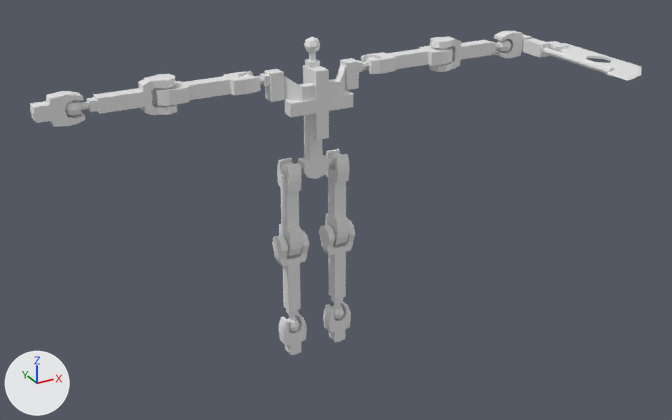
The Blender file bionicle.blend, before and after one commit.
Rendered twice from a 50 mm lens placed at (-59.3, -114.7, 80.3), pointed at (-0.2, -7.2, 26.5). Every picture has the same lights, and +X, +Y and +Z are marked at lower left.

Script lines for the objects in view, before the commit:
```python
me_cube = bpy.data.meshes.new('Cube')
me_cube.from_pydata(...)  # 86 vertices, 84 faces; spans x -1.0..1.0, y -2.0..2.0, z -13.42..1.2
me_cube.materials.append(mat_material)  # white #e7e7e7
me_cube_002 = bpy.data.meshes.new('Cube.002')
me_cube_002.from_pydata(...)  # 106 vertices, 96 faces; spans x -5.19..5.19, y -1.19..1.19, z -1.8..9.0
me_cube_009 = bpy.data.meshes.new('Cube.009')
me_cube_009.from_pydata(...)  # 164 vertices, 122 faces; spans x -11.2..11.2, y -3.0..1.2, z -1.0..9.2
me_cube_010 = bpy.data.meshes.new('Cube.010')
me_cube_010.from_pydata(...)  # 1448 vertices, 1349 faces; spans x -39.0..39.0, y -3.0..2.0, z -37.0..13.2
me_cube_038 = bpy.data.meshes.new('Cube.038')
me_cube_038.from_pydata(...)  # 175 vertices, 158 faces; spans x -1.3..5.9, y -1.0..1.0, z -0.3..24.0
ob_hips = bpy.data.objects.new('Hips', me_cube_002)
ob_hips.location = (0.0, 0.0, 0.0)
ob_hips.hide_set(True)
ob_testblade_001 = bpy.data.objects.new('TestBlade.001', me_cube_038)
ob_testblade_001.location = (38.0, 0.0, 44.8)
ob_testblade_001.rotation_euler = (1.571, 0.0, 0.0)  # degrees (90, 0, 0)
ob_testtorso = bpy.data.objects.new('TestTorso', me_cube_010)
ob_testtorso.location = (0.0, 0.0, 37.0)
ob_torso = bpy.data.objects.new('Torso', me_cube_009)
ob_torso.location = (0.0, 0.0, 0.0)
ob_torso.hide_set(True)
ob_upperlimb = bpy.data.objects.new('UpperLimb', me_cube)
ob_upperlimb.location = (0.0, 0.0, 0.0)
ob_upperlimb.hide_set(True)
```
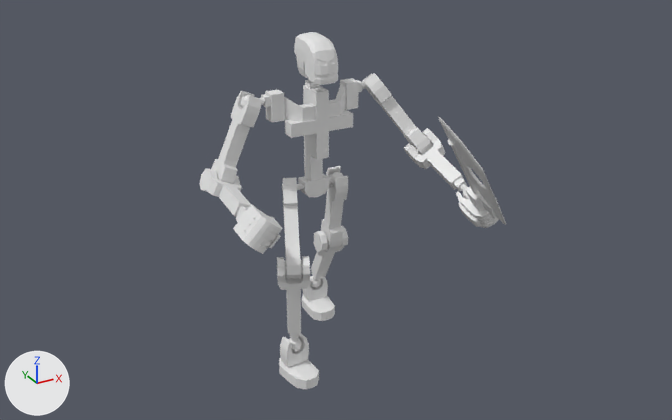
Diff of the bpy script that builds the scene:
```diff
--- a/bionicle.blend.py
+++ b/bionicle.blend.py
@@ ob_testtorso @@
-ob_testtorso = bpy.data.objects.new('TestTorso', me_cube_010)
@@ ob_testblade_001 @@
 ob_testblade_001 = bpy.data.objects.new('TestBlade.001', me_cube_038)
-ob_testblade_001.location = (38.0, 0.0, 44.8)
-ob_testblade_001.rotation_euler = (1.571, 0.0, 0.0)  # degrees (90, 0, 0)
+ob_testblade_001.parent = ob_hand_002
+ob_testblade_001.matrix_parent_inverse = Matrix(((1.0, 0.0, 0.0, -10.0), (0.0, 1.0, 0.0, 0.0), (0.0, 0.0, 1.0, -21.0), (0.0, 0.0, 0.0, 1.0)))
+ob_testblade_001.location = (10.0, -1.0, 17.8)
+ob_testblade_001.rotation_euler = (1.571, 1.571, 0.0)  # degrees (90, 90, 0)
@@ ob_hand_002 @@
+ob_hand_002 = bpy.data.objects.new('Hand.002', me_cube_025)  # 285 vertices, 286 faces; spans x -2.53..2.01, y -2.0..2.0, z -5.0..1.2; in mat_material (white #e7e7e7)
+ob_hand_002.parent = ob_lowerlimbshort_002
+ob_hand_002.location = (10.0, 0.0, 21.0)
+ob_hand_002.rotation_euler = (-6.188, 0.0, 6.283)  # degrees (-355, 0, 360)
@@ ob_lowerlimbshort_002 @@
+ob_lowerlimbshort_002 = bpy.data.objects.new('LowerLimbShort.002', me_cube_015.copy())  # the mesh of ob_lowerlimbshort
+ob_lowerlimbshort_002.parent = ob_upperlimb_003
+ob_lowerlimbshort_002.location = (10.0, 0.0, 33.0)
+ob_lowerlimbshort_002.rotation_euler = (-0.812, 0.0, 0.0)  # degrees (-47, 0, 0)
@@ ob_upperlimb_003 @@
+ob_upperlimb_003 = bpy.data.objects.new('UpperLimb.003', me_cube.copy())  # the mesh of ob_upperlimb
+ob_upperlimb_003.parent = ob_torso_001
+ob_upperlimb_003.location = (10.0, 0.0, 45.0)
+ob_upperlimb_003.rotation_euler = (-0.354, -0.618, -0.17)  # degrees (-20, -35, -10)
@@ ob_torso_001 @@
+ob_torso_001 = bpy.data.objects.new('Torso.001', me_cube_009.copy())  # the mesh of ob_torso
+ob_torso_001.parent = ob_hips_001
+ob_torso_001.location = (0.0, 0.0, 37.0)
@@ ob_hips_001 @@
+ob_hips_001 = bpy.data.objects.new('Hips.001', me_cube_002.copy())  # the mesh of ob_hips
+ob_hips_001.location = (0.0, 0.0, 28.0)
@@ ob_head_001 @@
+ob_head_001 = bpy.data.objects.new('Head.001', me_cube_028)  # 356 vertices, 354 faces; spans x -2.0..2.0, y -4.81..1.72, z -0.84..5.0; in mat_material (white #e7e7e7)
+ob_head_001.parent = ob_neck_001
+ob_head_001.location = (0.0, 0.0, 45.6)
+ob_head_001.rotation_euler = (0.0513, 0.0, 0.0)  # degrees (2.9, 0, 0)
@@ ob_neck_001 @@
+ob_neck_001 = bpy.data.objects.new('Neck.001', me_cube_027.copy())  # the mesh of ob_neck
+ob_neck_001.parent = ob_torso_001
+ob_neck_001.location = (0.0, 0.0, 43.0)
@@ ob_hand_001 @@
+ob_hand_001 = bpy.data.objects.new('Hand.001', me_cube_025.copy())
+ob_hand_001.parent = ob_lowerlimbshort_001
+ob_hand_001.location = (-10.0, 0.0, 21.0)
+ob_hand_001.rotation_euler = (-0.0037, -0.0262, 3.423)  # degrees (-0.2, -1.5, 196)
@@ ob_lowerlimbshort_001 @@
+ob_lowerlimbshort_001 = bpy.data.objects.new('LowerLimbShort.001', me_cube_015.copy())  # the mesh of ob_lowerlimbshort
+ob_lowerlimbshort_001.parent = ob_upperlimb_004
+ob_lowerlimbshort_001.location = (-10.0, 0.0, 33.0)
+ob_lowerlimbshort_001.rotation_euler = (-1.477, 0.0, 0.0)  # degrees (-85, 0, 0)
@@ ob_upperlimb_004 @@
+ob_upperlimb_004 = bpy.data.objects.new('UpperLimb.004', me_cube.copy())  # the mesh of ob_upperlimb
+ob_upperlimb_004.parent = ob_torso_001
+ob_upperlimb_004.location = (-10.0, 0.0, 45.0)
+ob_upperlimb_004.rotation_euler = (0.0, 0.419, 0.0)  # degrees (0, 24, 0)
@@ ob_foot_002 @@
+ob_foot_002 = bpy.data.objects.new('Foot.002', me_cube_022)  # 70 vertices, 68 faces; spans x -2.2..2.2, y -5.0..3.0, z -5.0..1.2; in mat_material (white #e7e7e7)
+ob_foot_002.parent = ob_lowerlimb_003
+ob_foot_002.location = (4.0, 0.0, 5.0)
+ob_foot_002.rotation_euler = (-0.587, -0.00482, -0.00379)  # degrees (-34, -0.3, -0.2)
@@ ob_lowerlimb_003 @@
+ob_lowerlimb_003 = bpy.data.objects.new('LowerLimb.003', me_cube_018.copy())  # the mesh of ob_lowerlimb
+ob_lowerlimb_003.parent = ob_upperlimb_001
+ob_lowerlimb_003.location = (4.0, 0.0, 19.0)
+ob_lowerlimb_003.rotation_euler = (0.314, 0.00268, 0.0043)  # degrees (18, 0.2, 0.2)
@@ ob_upperlimb_001 @@
+ob_upperlimb_001 = bpy.data.objects.new('UpperLimb.001', me_cube.copy())  # the mesh of ob_upperlimb
+ob_upperlimb_001.parent = ob_hips_001
+ob_upperlimb_001.location = (4.0, 0.0, 31.0)
+ob_upperlimb_001.rotation_euler = (0.283, -0.0371, -0.0842)  # degrees (16, -2.1, -4.8)
@@ ob_foot_001 @@
+ob_foot_001 = bpy.data.objects.new('Foot.001', me_cube_022.copy())
+ob_foot_001.parent = ob_lowerlimb_002
+ob_foot_001.location = (-4.0, 0.0, 5.0)
+ob_foot_001.rotation_euler = (-0.109, 0.0595, 0.498)  # degrees (-6.2, 3.4, 29)
@@ ob_lowerlimb_002 @@
+ob_lowerlimb_002 = bpy.data.objects.new('LowerLimb.002', me_cube_018.copy())  # the mesh of ob_lowerlimb
+ob_lowerlimb_002.parent = ob_upperlimb_002
+ob_lowerlimb_002.location = (-4.0, 0.0, 19.0)
+ob_lowerlimb_002.rotation_euler = (0.831, 0.0, 0.0)  # degrees (48, 0, 0)
@@ ob_upperlimb_002 @@
+ob_upperlimb_002 = bpy.data.objects.new('UpperLimb.002', me_cube.copy())  # the mesh of ob_upperlimb
+ob_upperlimb_002.parent = ob_hips_001
+ob_upperlimb_002.location = (-4.0, 0.0, 31.0)
+ob_upperlimb_002.rotation_euler = (-0.699, 0.0, -0.411)  # degrees (-40, 0, -24)
```

Where the change shows, as pixel boxes (x1, y1, x2, y2) in the pictures (672 x 420 px):
'TestTorso', deleted
    before: (30, 31, 532, 355)
'Torso.001', added
    after: (241, 78, 370, 160)
'TestBlade.001', moved, turned
    before: (523, 38, 641, 81)
    after: (438, 117, 506, 224)
'UpperLimb.004', added
    after: (211, 91, 262, 184)
'Head.001', added
    after: (294, 32, 338, 85)
'LowerLimb.002', added
    after: (277, 256, 310, 352)
'Hand.001', added
    after: (233, 204, 283, 254)
'UpperLimb.003', added
    after: (362, 73, 433, 155)
'UpperLimb.002', added
    after: (282, 178, 301, 279)
'Foot.001', added
    after: (279, 333, 319, 389)
'LowerLimbShort.002', added
    after: (404, 128, 470, 199)
'UpperLimb.001', added
    after: (321, 166, 348, 251)
'Hips.001', added
    after: (282, 135, 343, 197)
'LowerLimbShort.001', added
    after: (199, 169, 251, 217)
'Foot.002', added
    after: (302, 277, 335, 321)
'LowerLimb.003', added
    after: (310, 226, 348, 288)
'Hand.002', added
    after: (456, 191, 501, 228)
'Neck.001', added
    after: (303, 80, 321, 104)
